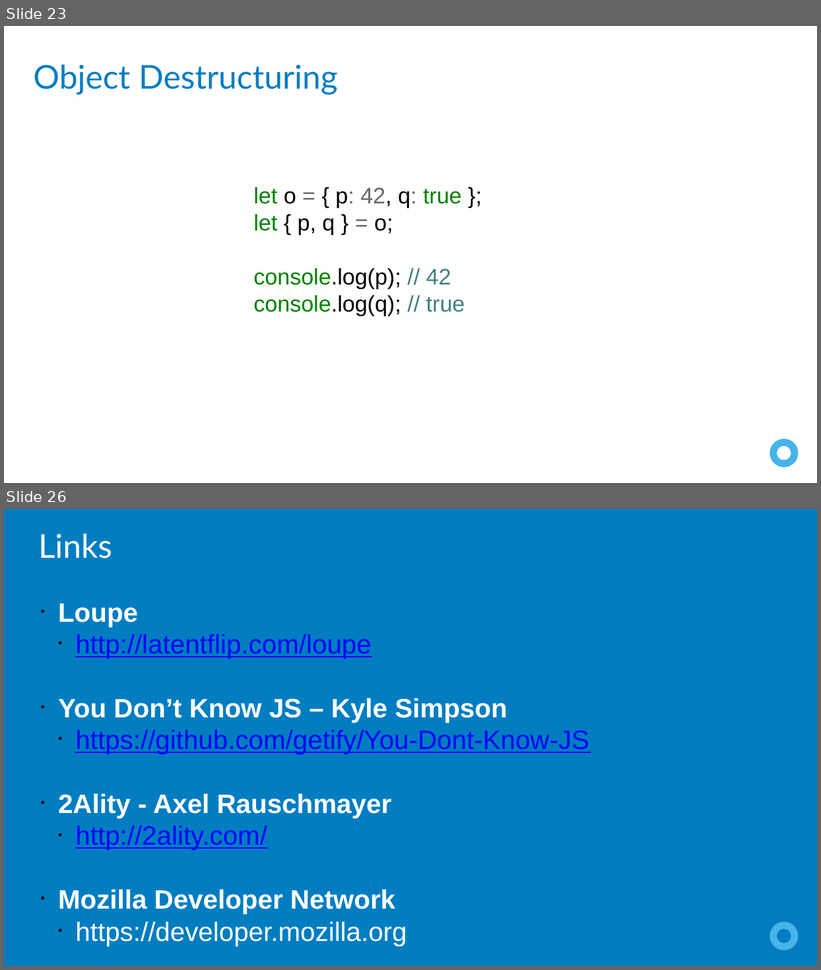
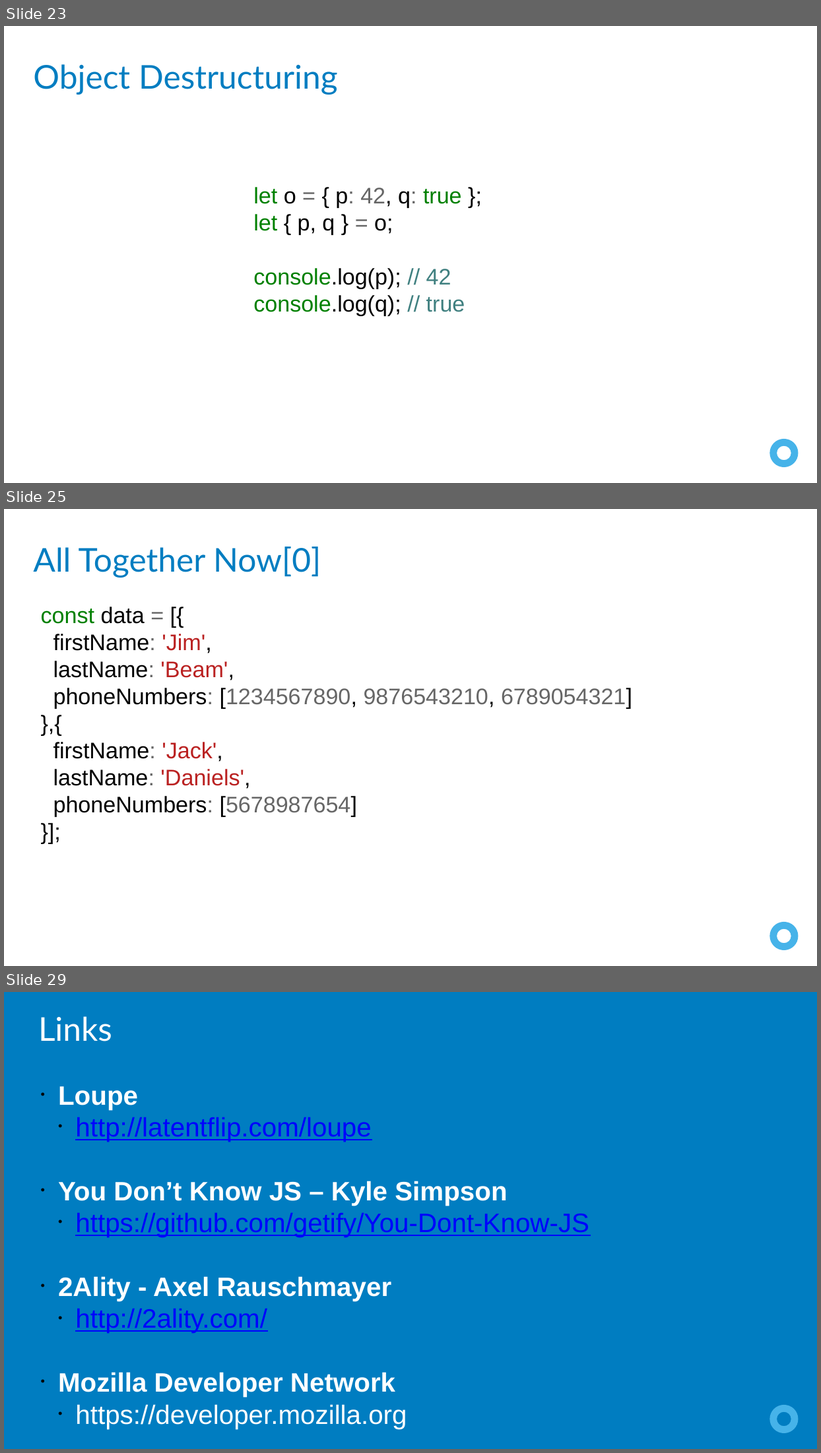
Before and after one commit to leebrandt/Presentations, a slide deck: JavaScriptLevelUp/JavaScriptLevelUp.pptx. Shown one above the other, each under a label of ours: slides 23 and 26 before the commit, slides 23, 25 and 29 after it; the slides between them are not shown. The pictures are 821x970 and 821x1453 pixels, drawn with LibreOffice and Linux fonts; fonts in the diff are those of the drawing. Boxes give left, top, right and bottom in pixels: in the first picture for what was removed or moved away, otherwise in the second. Text is boxed around its words. In the diff, an @@ line names an element or a change of style, - is before the commit and + after.

```diff
--- a/JavaScriptLevelUp/JavaScriptLevelUp.pptx
+++ b/JavaScriptLevelUp/JavaScriptLevelUp.pptx
@@ slide 25 added at box(4, 509, 817, 966), background #FFFFFF; not listed: 1 template element that a slide beside it also shows @@
@@ text added at box(33, 547, 321, 578), 32 pt, text #007DC1 @@
+All Together Now[0]
@@ text added at box(41, 607, 632, 817), 22 pt, text #000000 @@
+const data = [{
+firstName: 'Jim',
+lastName: 'Beam',
+phoneNumbers: [1234567890, 9876543210, 6789054321]
+},{
+firstName: 'Jack',
+lastName: 'Daniels',
+phoneNumbers: [5678987654]
+}];
@@ what was slide 26 is now slide 29 @@
```
Also in this commit, not shown: 2 slides changed, 5 other slides added, 3 slides removed, 2 other files.
